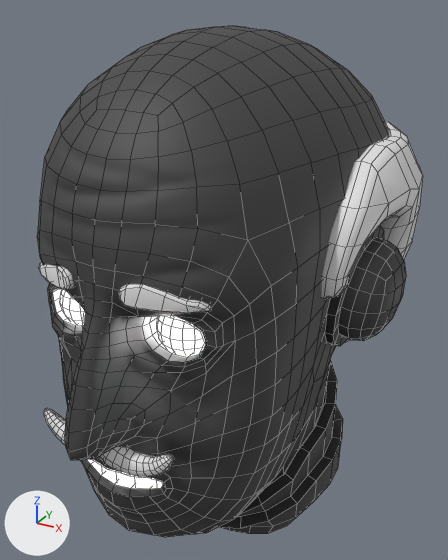
Before and after pictures for a commit that changed the Blender file Heads/Police/WonderBody/Males/Thin/Type1/Head_Police_WonderBody_Male_Thin_Type1.1.blend.
One viewpoint serves both versions: a camera (50 mm lens) standing at (0.15, -0.289, 1.89) and looking at (-0.002, -0.013, 1.752). The axes (+X, +Y, +Z) are drawn at lower left. The lights are the same throughout. The first picture is the older version. Mesh edges are drawn as thin lines. The same objects are shown in both versions, whatever each file hides.

The scene before the commit, as lines of its bpy script (objects in view):
```python
mat_material_head_robotic_teeth_eyes = bpy.data.materials.new('Material_Head_Robotic_Teeth&Eyes')
mat_material_head_robotic_teeth_eyes.use_nodes = True; mat_material_head_robotic_teeth_eyes.node_tree.nodes.clear()
_N = mat_material_head_robotic_teeth_eyes.node_tree.nodes; _L = mat_material_head_robotic_teeth_eyes.node_tree.links
n0 = _N.new('ShaderNodeBsdfPrincipled'); n0.name = 'Principled BSDF'
n0.inputs[2].default_value = 1.0  # 'Roughness'
n0.inputs[28].default_value = 25.0  # 'Emission Strength'
n1 = _N.new('ShaderNodeOutputMaterial'); n1.name = 'Material Output'
n2 = _N.new('ShaderNodeTexImage'); n2.name = 'Image Texture'
n2.image = img_texture_head_robotic_teeth_eyes_cmap
_L.new(n0.outputs[0], n1.inputs[0])  # 'BSDF' to 'Surface'
_L.new(n2.outputs[0], n0.inputs[0])  # 'Color' to 'Base Color'
_L.new(n2.outputs[0], n0.inputs[27])  # 'Color' to 'Emission Color'
me_body_human_male_thin_001 = bpy.data.meshes.new('Body_Human_Male_Thin.001')
me_body_human_male_thin_001.from_pydata(...)  # 2238 vertices, 2155 faces; spans x -0.095..0.094, y -0.144..0.101, z 1.584..1.883
# faces by material slot: [1297, 300, 558]
me_body_human_male_thin_001.materials.append(mat_material_head_police_wonderbody_thin_type1_1)
me_body_human_male_thin_001.materials.append(mat_material_head_robotic_teeth_eyes)
me_body_human_male_thin_001.materials.append(mat_material_hair)  # white #e7e7e7
ob_head_police_wonderbody_thin_type1_1 = bpy.data.objects.new('Head_Police_WonderBody_Thin_Type1.1', me_body_human_male_thin_001)
ob_head_police_wonderbody_thin_type1_1.location = (0.0, 0.0, 0.0)
_m = ob_head_police_wonderbody_thin_type1_1.modifiers.new('WeightedNormal', 'WEIGHTED_NORMAL')
_m.keep_sharp = True
```
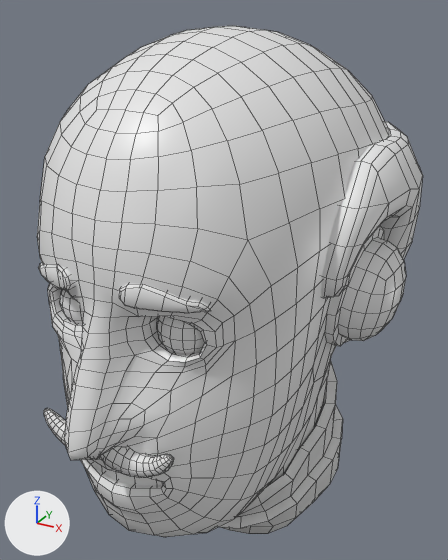
Boxes (x1, y1, x2, y2) around the edits, measured in the pictures (448 x 560 px):
'Head_Police_WonderBody_Thin_Type1.1', surface changed, recoloured (grey to white): (37, 26, 406, 537) in both

The change, as a diff of the scene's bpy script:
```diff
--- a/Heads/Police/WonderBody/Males/Thin/Type1/Head_Police_WonderBody_Male_Thin_Type1.1.blend.py
+++ b/Heads/Police/WonderBody/Males/Thin/Type1/Head_Police_WonderBody_Male_Thin_Type1.1.blend.py
@@ mat_material_head_robotic_teeth_eyes @@
 n0 = _N.new('ShaderNodeBsdfPrincipled'); n0.name = 'Principled BSDF'
-n0.inputs[2].default_value = 1.0  # 'Roughness'
-n0.inputs[28].default_value = 25.0  # 'Emission Strength'
+n0.inputs[2].default_value = 0.4  # 'Roughness'
 n1 = _N.new('ShaderNodeOutputMaterial'); n1.name = 'Material Output'
-n2 = _N.new('ShaderNodeTexImage'); n2.name = 'Image Texture'
-n2.image = img_texture_head_robotic_teeth_eyes_cmap
 _L.new(n0.outputs[0], n1.inputs[0])  # 'BSDF' to 'Surface'
-_L.new(n2.outputs[0], n0.inputs[0])  # 'Color' to 'Base Color'
-_L.new(n2.outputs[0], n0.inputs[27])  # 'Color' to 'Emission Color'
@@ mat_material_head_police_wonderbody_male_thin_type1_1 @@
+mat_material_head_police_wonderbody_male_thin_type1_1 = principled_material('Material_Head_Police_WonderBody_Male_Thin_Type1.1')
+mat_material_head_police_wonderbody_male_thin_type1_1.base_color = (0.8, 0.8, 0.8)  # white #e7e7e7
+mat_material_head_police_wonderbody_male_thin_type1_1.roughness = 0.4
@@ me_body_human_male_thin_001 @@
 me_body_human_male_thin_001.from_pydata(...)  # 2238 vertices, 2155 faces; spans x -0.095..0.094, y -0.144..0.101, z 1.584..1.883
 # used by ob_head_police_wonderbody_thin_type1_1; location = (0.0, 0.0, 0.0)
+# me_body_human_male_thin_001 part 1: all 1297 faces that had it switch from mat_material_head_police_wonderbody_thin_type1_1 to mat_material_head_police_wonderbody_male_thin_type1_1 (white #e7e7e7)
 me_body_human_male_thin_001.materials.append(mat_material_head_robotic_teeth_eyes)
```
